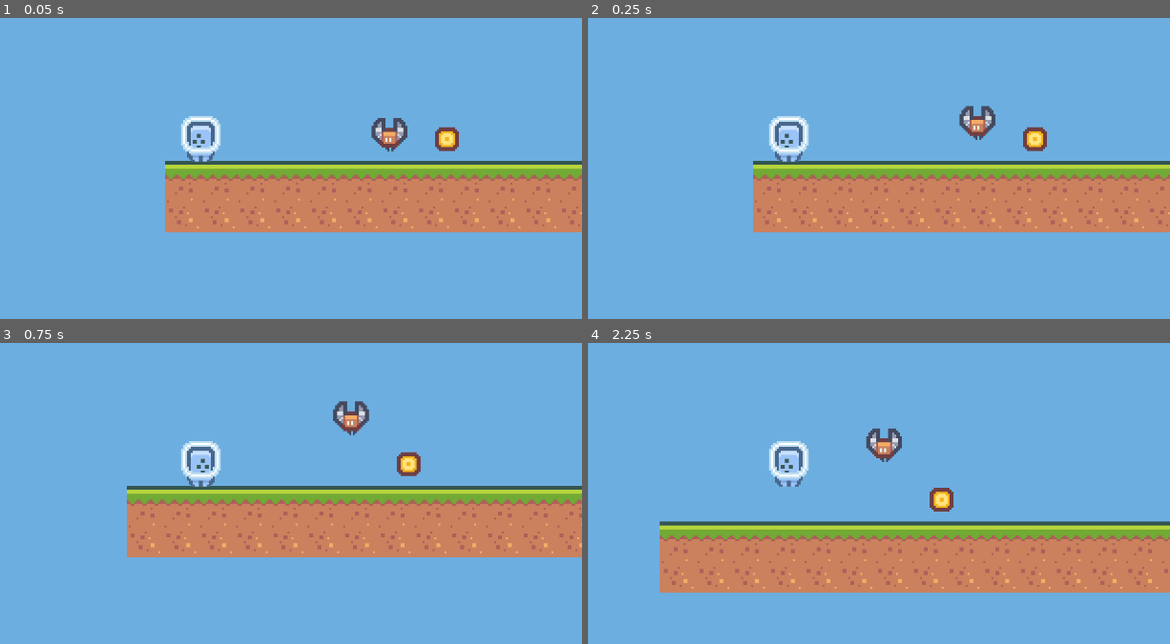
Above: before the commit, frames 1-4 (two rows, left to right).
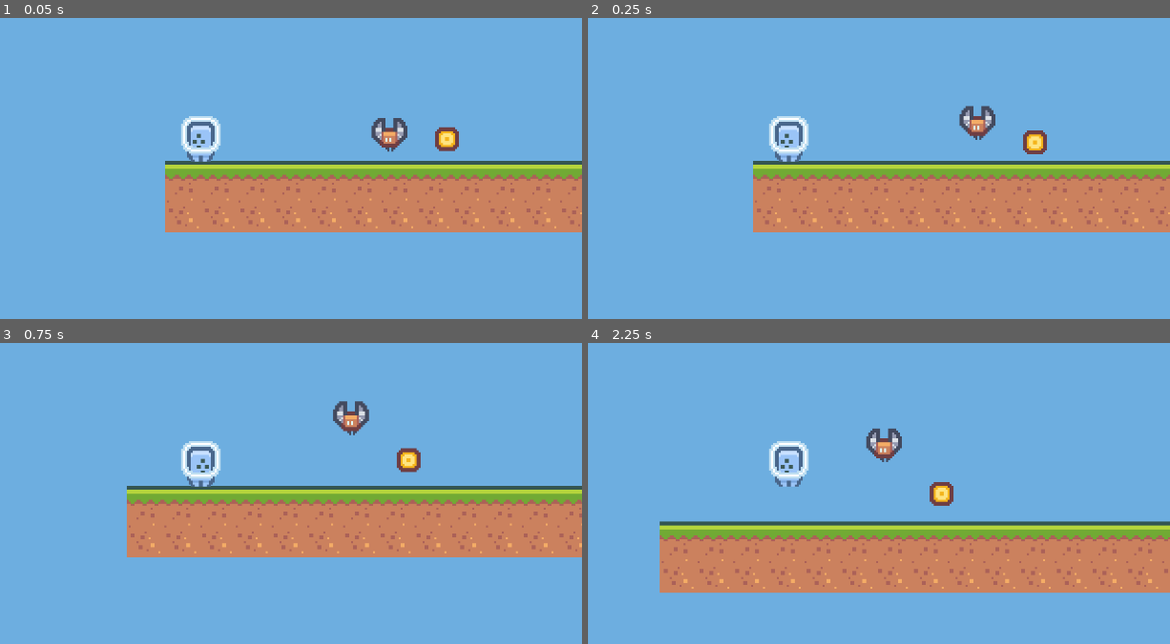
Above: after the commit, the same moments.

Repository: jeffchiudev/Platformer2DProject
Game: Godot game, scene res://Level1.tscn
Two runs of this game, one before a commit and one after it. Both use one fixed random seed, a clock stepped at 60 frames per second and the inputs below.
Inputs:
- Up to frame 1 (0.05 s): no input
- Up to frame 2 (0.25 s): no input
- Up to frame 3 (0.75 s): hold Right from 0.53 s (still down)
- Up to frame 4 (2.25 s): tap Space at 0.77, 1.52 s; release Right at 2.03 s; hold Left from 2.03 s (still down)

Frame 1 is identical in both runs. In frame 2, 0.2% of the frame differs, in the area x 74-79%, y 36-46%; in frame 3, 0.3%; in frame 4, 0.3%, in the area x 58-63%, y 46-57%.

Commit message:
add coin script to make coin bob up and down

Diff:
--- /dev/null
+++ b/Coin.gd
@@ -0,0 +1,13 @@
+extends Area2D
+
+var bob_height : float = 5.0
+var bob_speed : float = 5.0
+
+@onready var start_y : float = global_position.y
+var t : float = 0.0
+
+func _process(delta: float) -> void:
+	t += delta
+
+	var d = (sin(t * bob_speed) + 1) / 2
+	global_position.y = start_y + (d * bob_height)
--- a/Level1.tscn
+++ b/Level1.tscn
@@ -6,6 +6,7 @@
 [ext_resource type="PackedScene" uid="uid://hdgt8xvq3nhl" path="res://Enemy.tscn" id="4_dwyiq"]
 [ext_resource type="PackedScene" uid="uid://cmdky3q65l6gg" path="res://Sprites/Objects/Spikes.tscn" id="5_dn5ey"]
 [ext_resource type="Texture2D" uid="uid://ydbe1tyhvygu" path="res://Sprites/Objects/tile_0151.png" id="6_lmyl5"]
+[ext_resource type="Script" uid="uid://dhoond0nwtjcj" path="res://Coin.gd" id="6_mlbie"]
 
 [sub_resource type="CapsuleShape2D" id="CapsuleShape2D_lmyl5"]
 
@@ -49,7 +50,8 @@
 position = Vector2(261, -27)
 
 [node name="Coin" type="Area2D" parent="."]
-position = Vector2(124, -11)
+position = Vector2(124, -14)
+script = ExtResource("6_mlbie")
 
 [node name="Sprite" type="Sprite2D" parent="Coin"]
 texture = ExtResource("6_lmyl5")
Not shown, added: Coin.gd.uid
Not shown: 1 places in Level1.tscn that only renumber resources
